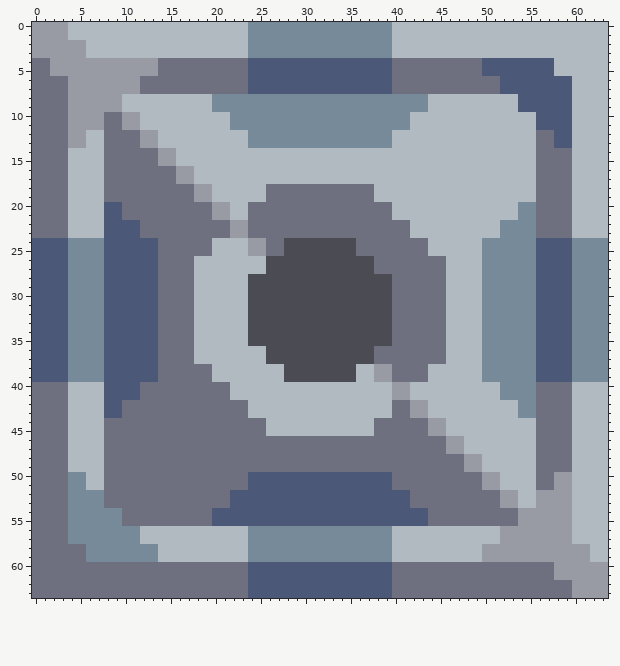
Two states of a pixel-art sprite, sprites/blocks/drills/tiny-drills/ground-miller.png. That is the earlier state.
The file is 64x64 pixels.
After:
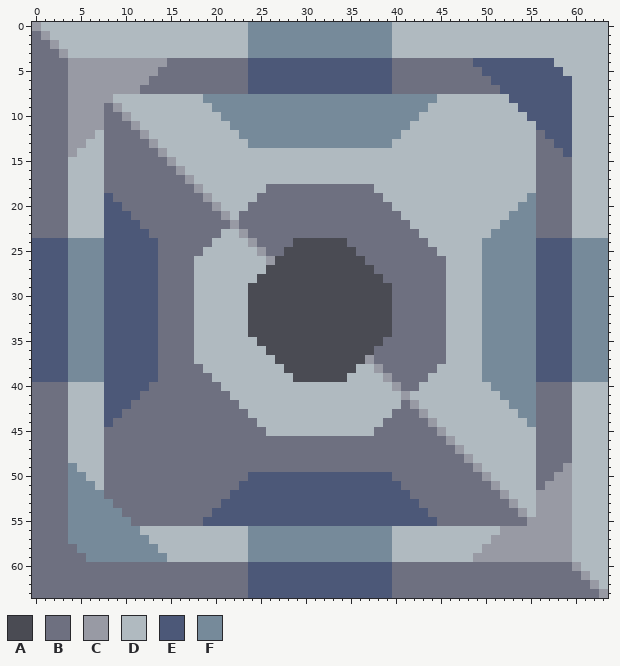
Palette (. is transparent): A #4a4b53  B #6e7080  C #989aa4  D #b0bac0  E #4c5878  F #768a9a
Diff:
Colour B replaces colour A in row 24 at x 28 and 35; in row 26 at x 37; in row 28 at x 39; in row 35 at x 39.
Colour B replaces colour C in row 1 at x 0; in row 2 at x 0 to 1; in row 3 at x 0 to 2; in rows 4 to 5 at x 2 to 3; in row 9 at x 8; in row 11 at x 10.
Colour B replaces colour C in row 13 at x 12; in row 15 at x 14; in row 17 at x 16; in row 19 at x 18; in row 21 at x 20; in row 22 at x 23.
Colour B replaces colour C in row 24 at x 25; in row 38 at x 39; in row 40 at x 41; in row 43 at x 42; in row 45 at x 44; in row 47 at x 46.
Colour B replaces colour C in row 49 at x 48; in row 51 at x 50; in row 53 at x 52; in row 55 at x 54; in row 60 at x 58 to 59; in row 61 at x 58 to 60.
Colour B replaces colour C in row 62 at x 60 to 61; in row 63 at x 60 to 62.
Colour B replaces colour D in row 19 at x 25 and 38; in row 21 at x 23 and 40; in row 23 at x 42; in row 25 at x 44; in row 38 at x 44; in row 40 at x 42.
Colour C replaces colour A in row 26 at x 26; in row 37 at x 37.
Colour C replaces colour B in row 4 at x 14; in row 6 at x 12; in row 49 at x 59; in row 51 at x 57.
Colour C replaces colour D in row 12 at x 6; in row 14 at x 4; in row 57 at x 51; in row 59 at x 49.
Colour D replaces colour A in row 28 at x 24; in row 35 at x 24; in row 37 at x 26; in row 39 at x 28 and 35.
Colour D replaces colour B in row 23 at x 21; in row 25 at x 19; in row 38 at x 19; in row 40 at x 21; in row 42 at x 23 and 40; in row 44 at x 25 and 38.
Colour D replaces colour C in row 0 at x 1 to 3; in row 1 at x 2 to 3; in row 2 at x 3 to 5; in row 3 at x 4 to 5; in row 8 at x 9; in row 10 at x 11.
Colour D replaces colour C in row 12 at x 13; in row 14 at x 15; in row 16 at x 17; in row 18 at x 19; in row 20 at x 21; in row 23 at x 22.
Colour D replaces colour C in row 25 at x 24; in row 39 at x 38; in row 41 at x 40; in row 42 at x 43; in row 44 at x 45; in row 46 at x 47.
Colour D replaces colour C in row 48 at x 49; in row 50 at x 51; in row 52 at x 53; in row 54 at x 55; in rows 58 to 59 at x 60 to 61; in row 60 at x 61 to 63.
Colour D replaces colour C in row 61 at x 62 to 63; in row 62 at x 63.
Colour E replaces colour B in row 4 at x 49; in row 6 at x 51; in row 12 at x 57; in row 14 at x 59; in row 19 at x 8; in row 21 at x 10.
Colour E replaces colour B in row 23 at x 12; in row 40 at x 12; in row 42 at x 10; in row 44 at x 8; in row 51 at x 23 and 40; in row 53 at x 21 and 42.
Colour E replaces colour B in row 55 at x 19 and 44.
Colour E replaces colour D in row 5 at x 58; in row 8 at x 53; in row 10 at x 55.
Colour F replaces colour B in row 53 at x 8; in row 55 at x 10; in row 58 at x 5.
Colour F replaces colour D in row 8 at x 19 and 44; in row 10 at x 21 and 42; in row 12 at x 23 and 40; in row 19 at x 55; in row 21 at x 53; in row 23 at x 51.
Colour F replaces colour D in row 40 at x 51; in row 42 at x 53; in row 44 at x 55; in row 49 at x 4; in row 51 at x 6; in row 57 at x 12.
Colour F replaces colour D in row 59 at x 14.
